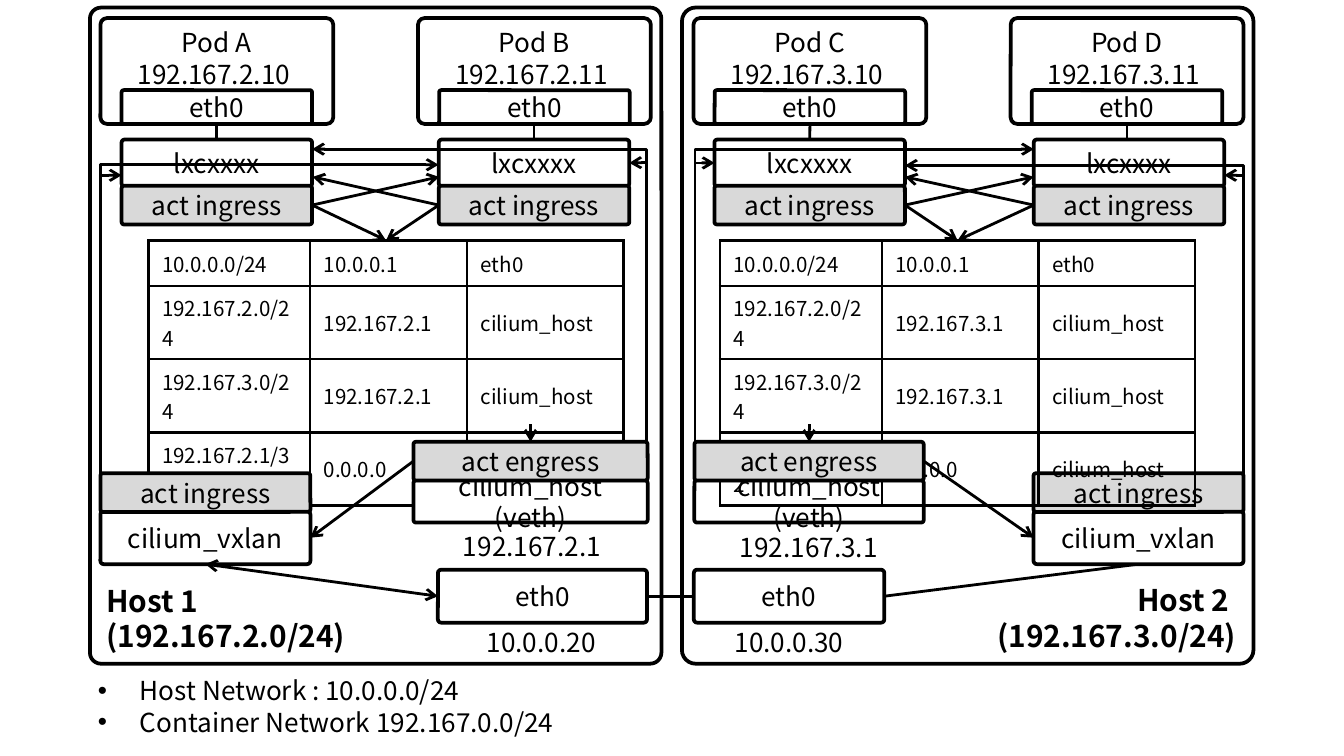
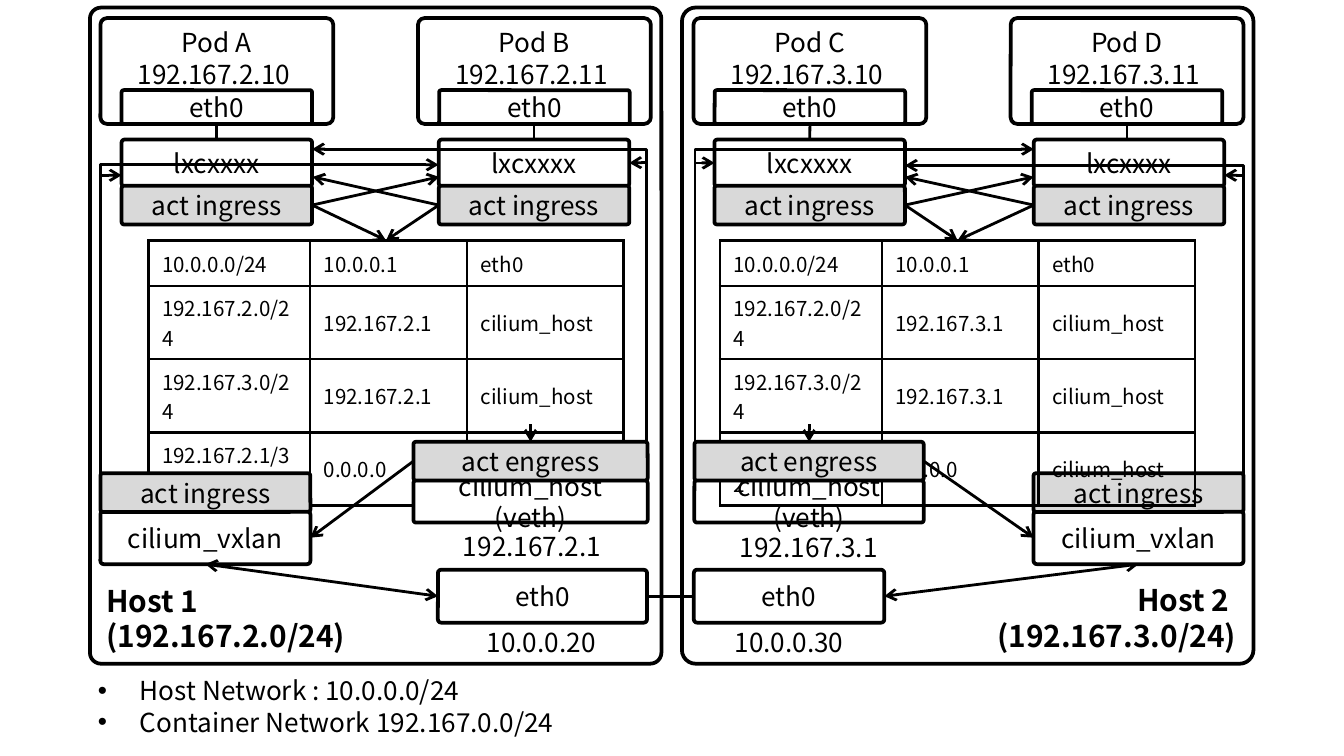
Before and after one commit to ssup2/blog-old, a slide deck: slide 2 of images/theory_analysis/Kubernetes_Cilium_Plugin/Kubernetes_Calico_Plugin.pptx. Drawn at 1344x756 pixels with LibreOffice and Linux fonts; fonts in the diff are those of the drawing. Boxes give left, top, right and bottom in pixels: in the first picture for what was removed or moved away, otherwise in the second. Text is boxed around its words. In the diff, an @@ line names an element or a change of style, - is before the commit and + after.

```diff
--- a/images/theory_analysis/Kubernetes_Cilium_Plugin/Kubernetes_Calico_Plugin.pptx
+++ b/images/theory_analysis/Kubernetes_Cilium_Plugin/Kubernetes_Calico_Plugin.pptx
@@ line (1138, 564) - (884, 597): line to double arrow @@
```
Also in this commit, not shown: 1 other slide changed, 3 other files.
